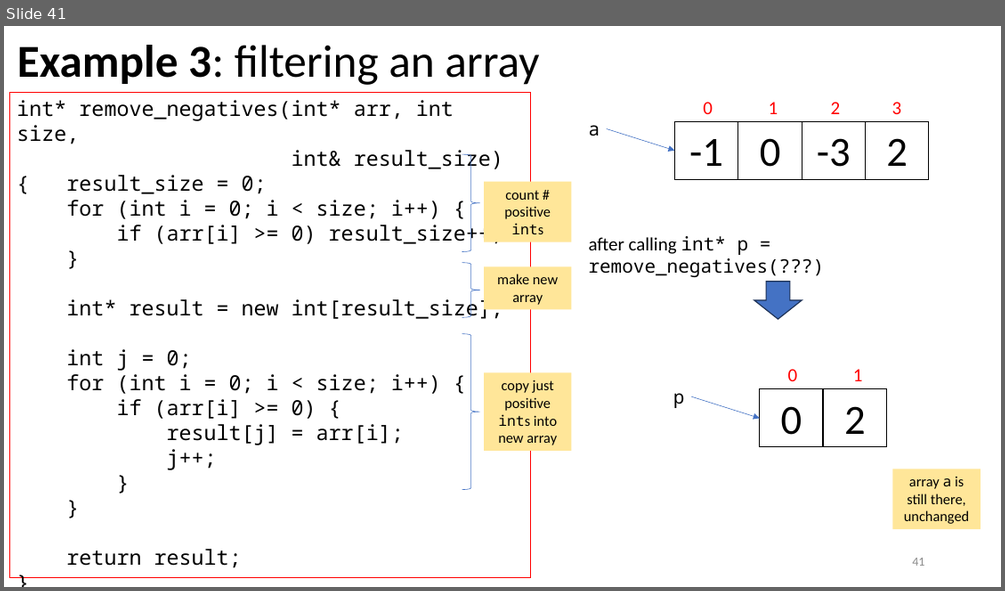
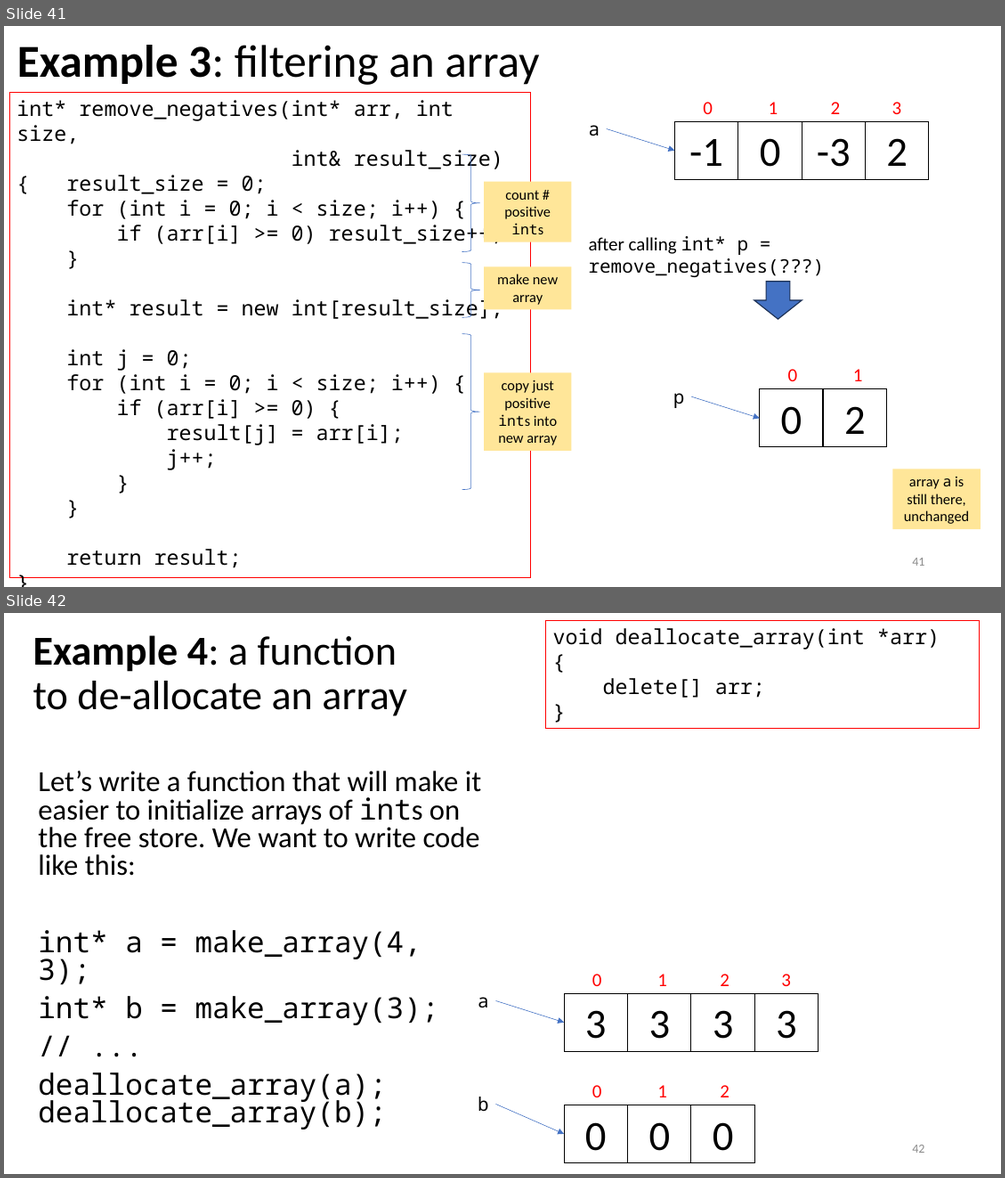
Before and after one commit to tjd1234/cmpt135spring2024, a slide deck: sample_code/week3/week3_cmpt135.pptx. Shown one above the other, each under a label of ours: slide 41 before the commit, slides 41 and 42 after it. The pictures are 1005x591 and 1005x1178 pixels, drawn with LibreOffice and Linux fonts; fonts in the diff are those of the drawing. Boxes give left, top, right and bottom in pixels: in the first picture for what was removed or moved away, otherwise in the second. Text is boxed around its words. In the diff, an @@ line names an element or a change of style, - is before the commit and + after.

```diff
--- a/sample_code/week3/week3_cmpt135.pptx
+++ b/sample_code/week3/week3_cmpt135.pptx
@@ slide 42 added at <box>4,613,1001,1174</box>, background #FFFFFF @@
@@ title added at <box>33,635,406,716</box>, 39.6 pt, text #000000 @@
+Example 4: a function to de-allocate an array
@@ rectangle added at <box>545,620,979,729</box>, outline #FF0000 0.75 pt, 20 pt, text #000000 @@
+void deallocate_array(int *arr)
+{
+delete[] arr;
+}
@@ text added at <box>38,771,481,1129</box>, 28 pt, text #000000 @@
+Let’s write a function that will make it easier to initialize arrays of ints on the free store. We want to write code like this:
+int* a = make_array(4, 3);
+int* b = make_array(3);
+// ...
+deallocate_array(a);
+deallocate_array(b);
@@ group added at <box>564,973,818,1051</box>: 4 rectangles, 4 texts @@
+3
+3
+3
+3
+0
+1
+2
+3
@@ text added at <box>477,997,489,1008</box>, 18 pt, text #000000 @@
+a
@@ arrow added from (496, 1000) to (564, 1022), #4472C4 0.5 pt @@
@@ group added at <box>564,1085,755,1163</box>: 3 rectangles, 3 texts @@
+0
+0
+0
+0
+1
+2
@@ text added at <box>477,1096,489,1111</box>, 18 pt, text #000000 @@
+b
@@ arrow added from (496, 1104) to (564, 1134), #4472C4 0.5 pt @@
@@ page number added at <box>912,1144,924,1152</box>, 12 pt, text #8C8C8C @@
+42
```
Also in this commit, not shown: 5 slides changed, 1 other slide added, 2 other files.
